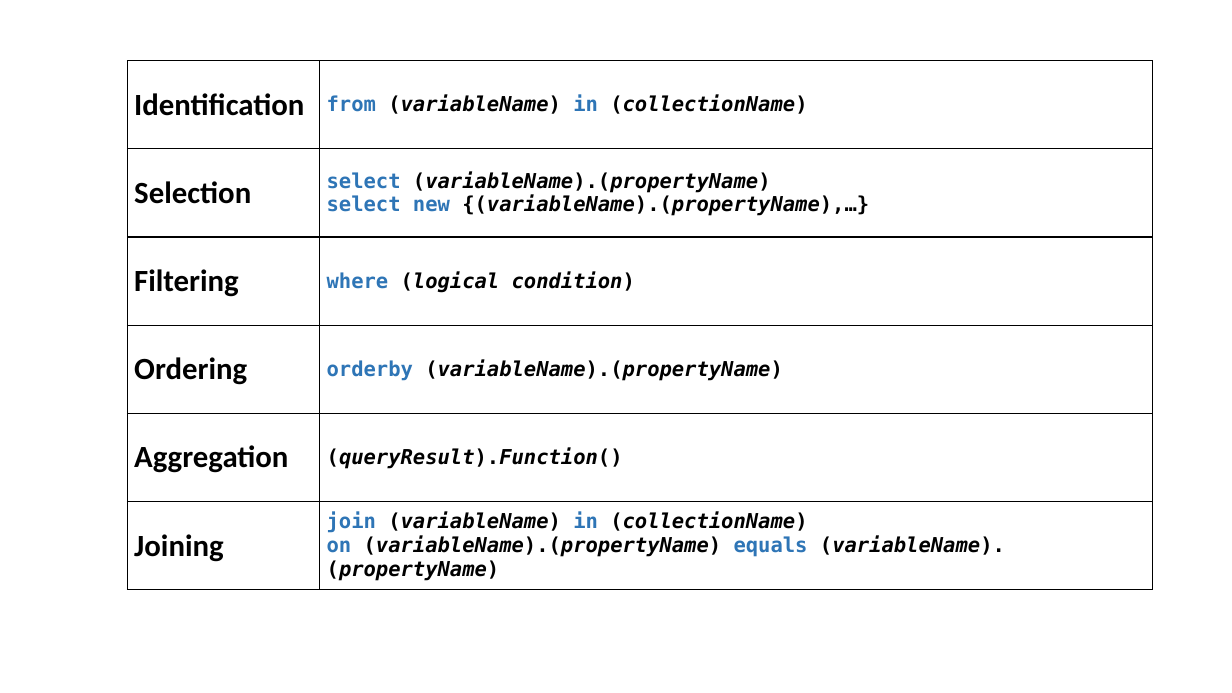
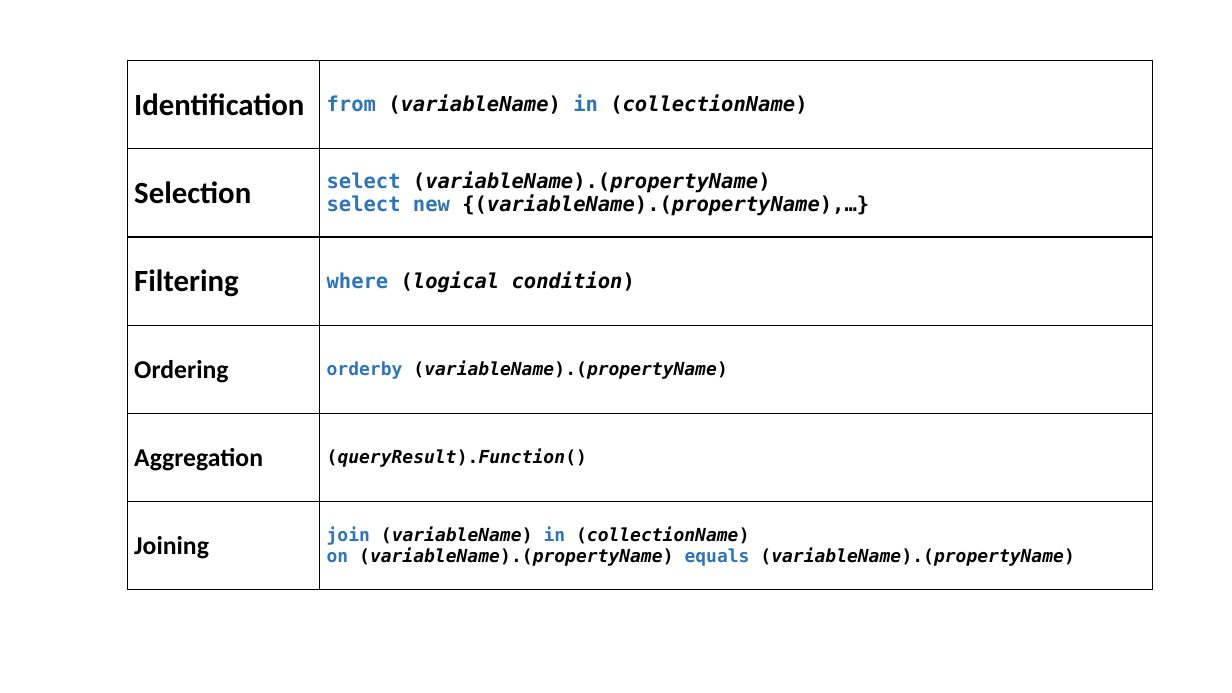
Before and after one commit to perslaursen/OOProg22, a slide deck: slide 46 of Chap/Prog03/Presentations/LINQ.pptx (slide 37 before the commit). Drawn at 1232x693 pixels with LibreOffice and Linux fonts; fonts in the diff are those of the drawing. Boxes give left, top, right and bottom in pixels: in the first picture for what was removed or moved away, otherwise in the second. Text is boxed around its words. In the diff, an @@ line names an element or a change of style, - is before the commit and + after.

```diff
--- a/Chap/Prog03/Presentations/LINQ.pptx
+++ b/Chap/Prog03/Presentations/LINQ.pptx
@@ table at bbox=[128, 61, 1153, 591] @@
@@ size 24 to 20 pt in "Ordering", "Aggregation", "Joining" @@
@@ size 16 to 14 pt in "orderby (variableName).(propertyName)", "(queryResult).Function()", "join (variableName) in (collectionName)", "on (variableName).(propertyName) equals (variableName).(prop ..." @@
```
Also in this commit, not shown: 1 other slide changed, 14 slides added, 1 slide removed, 22 other files.
